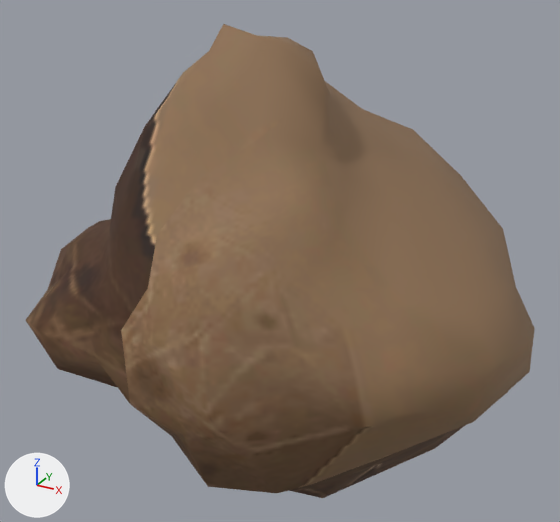
The glTF model public/assets/models/AsteroidChunk.glb, before and after one commit.
Rendered twice from a camera (50 mm lens) standing at (0.18, -0.349, 0.192) and looking at (-0.013, 0.002, 0.017). Arrows for +X, +Y and +Z are at lower left; the lights stay in place. The picture after the commit comes second.

Before the edit, the objects in view are built like this:
```python
mat_asteroidchunk01 = principled_material('AsteroidChunk01')
mat_asteroidchunk01.texture = img_image_0
mat_asteroidchunk01.roughness = 0.8
me_mesh_0 = bpy.data.meshes.new('Mesh_0')
me_mesh_0.from_pydata(...)  # 198 vertices, 392 faces; spans x -0.131..0.131, y -0.118..0.118, z -0.148..0.148
me_mesh_0.materials.append(mat_asteroidchunk01)  # picture img_image_0
ob_mesh_0 = bpy.data.objects.new('Mesh_0', me_mesh_0)
ob_mesh_0.location = (0.0, 0.0, 0.0)
```
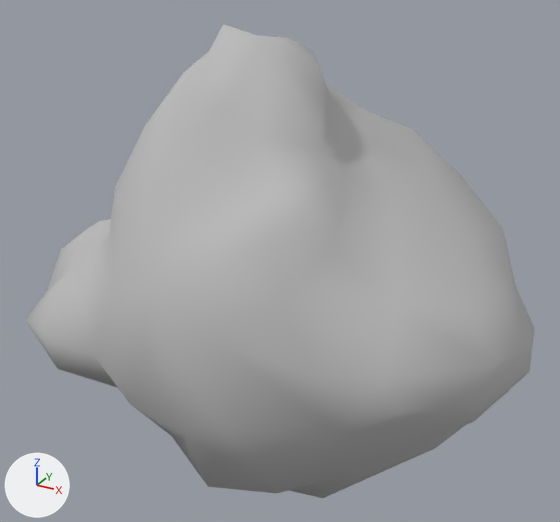
Pixel boxes [x1, y1, x2, y2] of what changed, in the pictures (560 x 522 px):
'Mesh_0', surface changed (brown to grey): [26, 24, 535, 498] in both

The change, as a diff of the scene's bpy script:
```diff
--- a/public/assets/models/AsteroidChunk.glb.py
+++ b/public/assets/models/AsteroidChunk.glb.py
@@ mat_asteroidchunk01 @@
 mat_asteroidchunk01 = principled_material('AsteroidChunk01')
-mat_asteroidchunk01.texture = img_image_0
+mat_asteroidchunk01.base_color = (0.5, 0.5, 0.5)  # grey #bcbcbc
 mat_asteroidchunk01.roughness = 0.8
```
